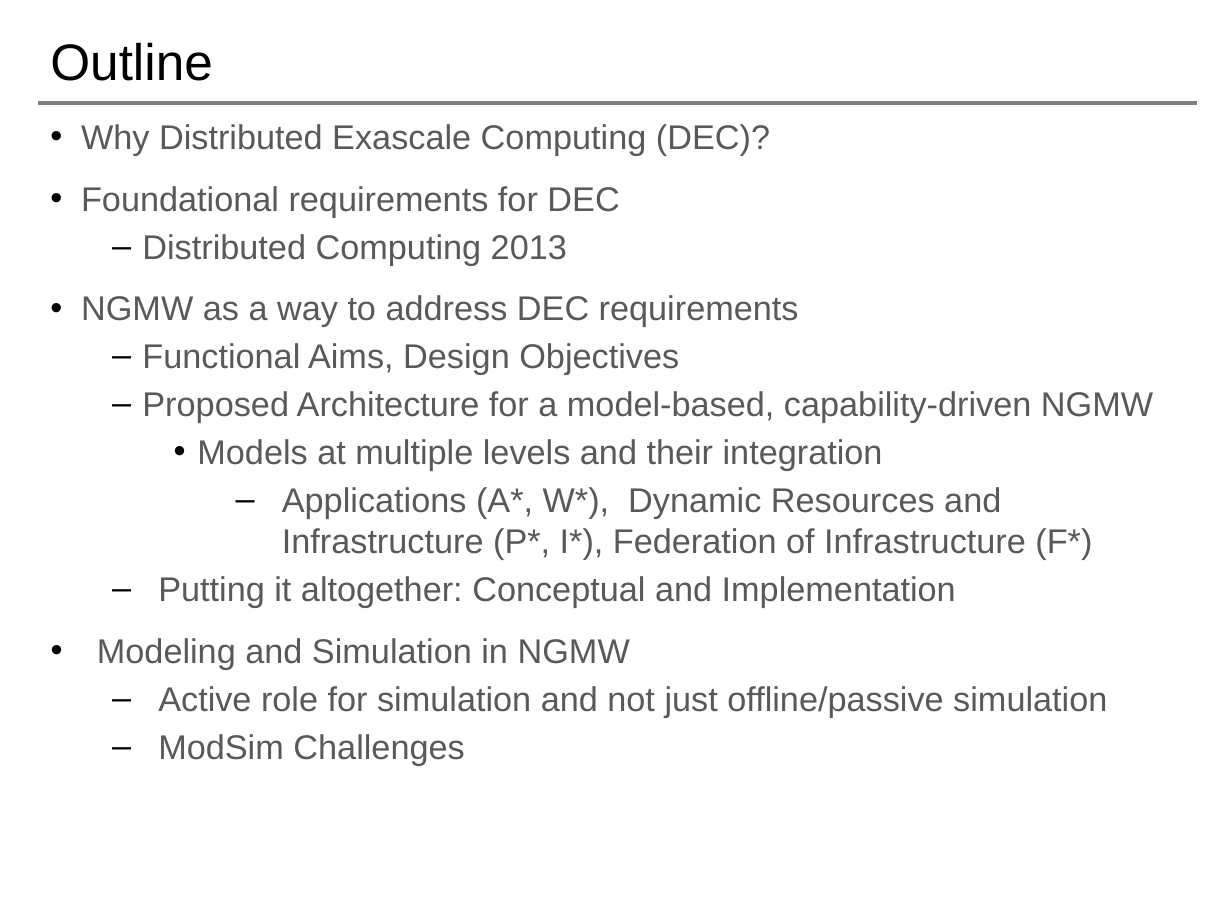
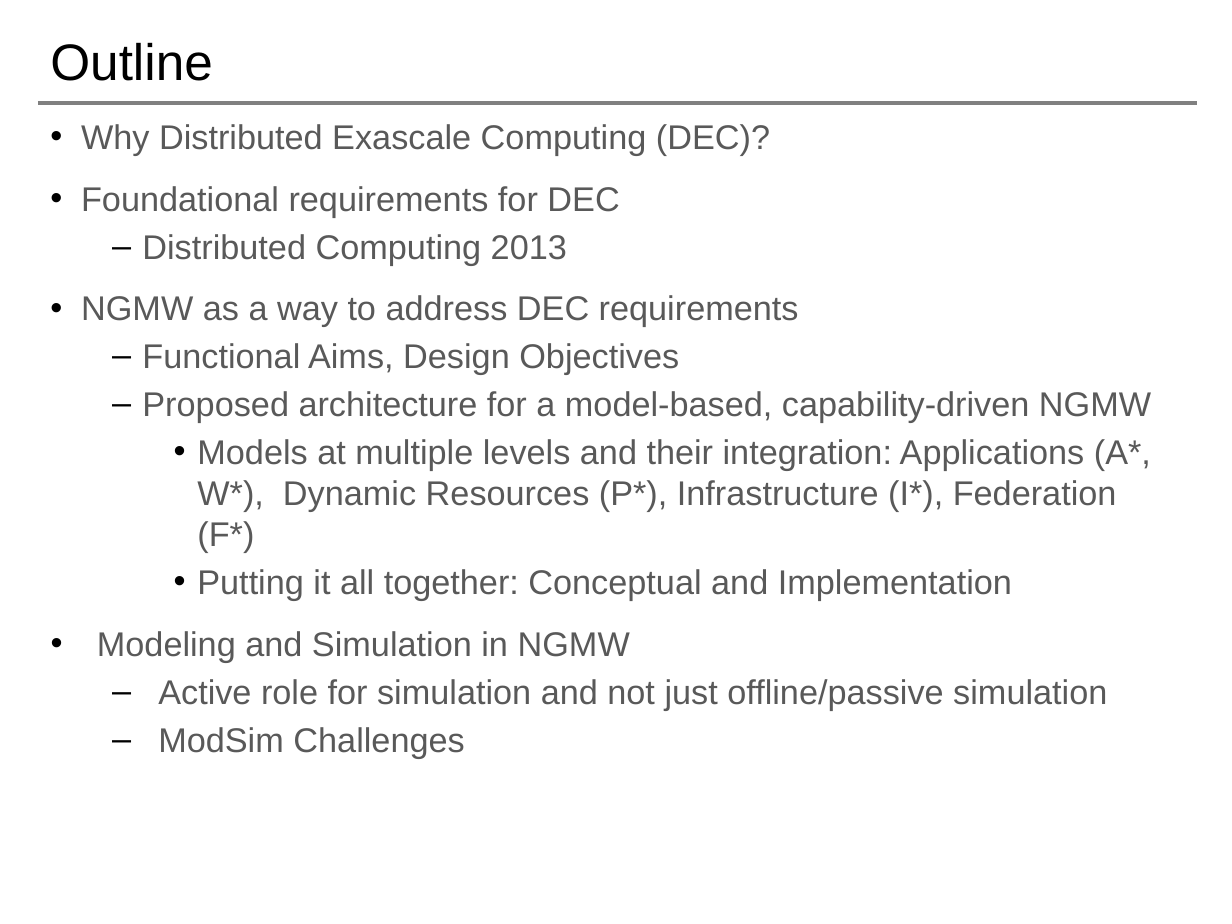
Before and after one commit to saga-project/NGMW, a slide deck: slide 2 of presentations/radical-modsim.pptx. Drawn at 1232x924 pixels with LibreOffice and Linux fonts; fonts in the diff are those of the drawing; background and template pictures are left out. Boxes give left, top, right and bottom in pixels: in the first picture for what was removed or moved away, otherwise in the second. Text is boxed around its words. In the diff, an @@ line names an element or a change of style, - is before the commit and + after.

```diff
--- a/presentations/radical-modsim.pptx
+++ b/presentations/radical-modsim.pptx
@@ text at (142,391,1151,601): text changed @@
-  – Proposed Architecture for a model-based, capability-driven NGMW
-    • Models at multiple levels and their integration
-      – Applications (A*, W*), Dynamic Resources and Infrastructure (P*, I*), Federation of Infrastructure (F*)
-  – Putting it altogether: Conceptual and Implementation
+  – Proposed architecture for a model-based, capability-driven NGMW
+    • Models at multiple levels and their integration: Applications (A*, W*), Dynamic Resources (P*), Infrastructure (I*), Federation (F*)
+    • Putting it all together: Conceptual and Implementation
```
Also in this commit, not shown: 4 other slides changed.
